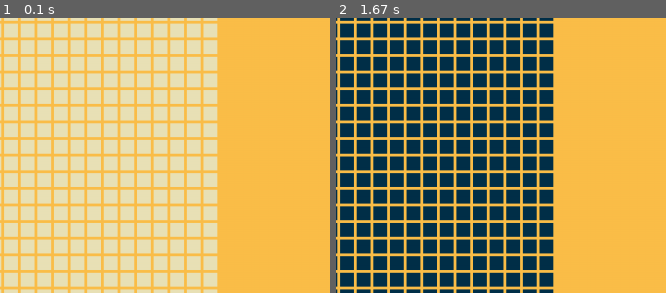
Above: before the commit, frames 1-2 (left to right).
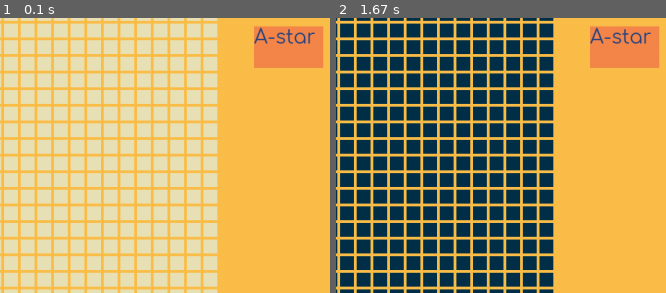
Above: after the commit, the same moments.

Repository: quoclanguyen/AI_Algo_MazePuzzle
Game: pygame game, started from main.py
The game is run twice, just before and just after one commit, with the same random seed, the same clock (stepped at 60 frames per second) and the same inputs.
Inputs (mouse positions are % of the whole screen's width and height, from its top left):
- Up to frame 1 (0.1 s): no input
- Up to frame 2 (1.67 s): hold F 0.33-0.8 s; hold D 0.33-0.8 s; move the mouse to (63, 54) at 0.37 s; tap Enter at 0.83 s; click (93, 12) at 1.22 s, where only the run after the commit has a clickable "A-star"
The pictures show only the part of the screen within x 50-100%, y 9-58%; the shares and areas given below are measured in that part.

The runs differ from the first frame. In frame 1, 3.2% of the frame differs, in the area x 76-98%, y 2-19%; in frame 2, 3.2%.

Commit message:
Added some GUI features

Diff:
--- a/MazeAI.py
+++ b/MazeAI.py
@@ -44,22 +44,25 @@
         keys.sort(key = lambda x: heuristics(start, x))
     keys.insert(0, start)
     keys.append(end)
-    total_moves = 0
+
     algo_name = {"A-star": "a_star", "BFS": "bfs", "DFS":"dfs"}
+    algo_details = []
 
     if len(keys) != 2:
         Grid.set(*end, Grid.wall)
         for i in range(len(keys) - 2):
             s = keys[i]
             e = keys[i + 1]
-            total_moves += globals()[algo_name[algo]](GUI, Grid, s, e)
+            algo_details += globals()[algo_name[algo]](GUI, Grid, s, e)
         Grid.set(*end, Grid.goal)
-        total_moves += globals()[algo_name[algo]](GUI, Grid, keys[-2], keys[-1])
-        print("Moves played with {}:".format(algo), total_moves)
-        time.sleep(1)
-        return
-    total_moves = globals()[algo_name[algo]](GUI, Grid, start, end)
+        algo_details += globals()[algo_name[algo]](GUI, Grid, keys[-2], keys[-1])
+    else:
+        algo_details += globals()[algo_name[algo]](GUI, Grid, start, end)
+
+    total_moves = sum(algo_details[::2])
+    nodes_visited = sum(algo_details[1:2])
     print("Moves played with {}:".format(algo), total_moves)
+    print("Nodes visited: {}\n".format(nodes_visited))
 
 
 def a_star(GUI, Grid, start, end):
@@ -88,7 +91,7 @@
         current = states.get()[2] # start point
         states_history.remove(current)
         if current == end:
-            return move(GUI, Grid, came_from, end)
+            return move(GUI, Grid, came_from, end), count
         for nei in Grid.neighbors[current[0]*33 + current[1]]: # grid around current point
             temp_g_score = g_score[current[0]*33 + current[1]] + 1
             if temp_g_score < g_score[nei[0]*33 + nei[1]]:
@@ -114,7 +117,7 @@
         current = states.pop(0)[1]
         if current == end:
             came_from.pop(start)
-            return move(GUI, Grid, came_from, end)
+            return move(GUI, Grid, came_from, end), count
         for nei in Grid.neighbors[current[0]*33 + current[1]]: # grid around current point
             if (nei in came_from):
                 if (came_from[nei] not in came_from):
@@ -140,7 +143,7 @@
         current = states.pop()[1]
         if current == end:
             came_from.pop(start)
-            return move(GUI, Grid, came_from, end)
+            return move(GUI, Grid, came_from, end), count
         for nei in Grid.neighbors[current[0]*33 + current[1]]: # grid around current point
             if (nei in came_from):
                 if (came_from[nei] not in came_from):
--- a/MazeGUI.py
+++ b/MazeGUI.py
@@ -14,11 +14,21 @@
         self.caption = caption
         self.done = False
         self.clock = pygame.time.Clock()
-
     def createMainWindow(self):
         pygame.init()
         self.screen = pygame.display.set_mode((self.width, self.height))
         pygame.display.set_caption(self.caption)
+        self.font = pygame.font.Font('font\Comfortaa-Regular.ttf', self.margin * 7)
+
+    def clear_path(self):
+        if self.grid.hasGoalPath():
+            self.grid.setBackPath()
+        self.drawGrid()
+
+    def go(self, algo):
+        self.clear_path()
+        if (self.grid.hasStartPoint() and self.grid.hasGoalPoint()):
+            find_path_with_key(self, self.grid, algo)
 
     def handleKeyPress(self, key):
         if key == pygame.K_ESCAPE:
@@ -32,28 +42,19 @@
         if key == pygame.K_r:
             self.grid.fillPath()
         if key == pygame.K_RETURN:
-            if self.grid.hasGoalPath():
-                self.grid.setBackPath()
-            if (self.grid.hasStartPoint() and self.grid.hasGoalPoint()):
-                find_path_with_key(self, self.grid, "A-star")
+            self.go("A-star")
         if key == pygame.K_b:
-            if self.grid.hasGoalPath():
-                self.grid.setBackPath()
-            if (self.grid.hasStartPoint() and self.grid.hasGoalPoint()):
-                find_path_with_key(self, self.grid, "BFS")
+            self.go("BFS")
         if key == pygame.K_d:
-            if self.grid.hasGoalPath():
-                self.grid.setBackPath()
-            if (self.grid.hasStartPoint() and self.grid.hasGoalPoint()):
-                find_path_with_key(self, self.grid, "DFS")
+            self.go("DFS")
     def mouseInGrid(self, x, y):
         return (x < 33) and (y < 33)
 
     def handleLeftMousePress(self, x, y):
         # Check whether the mouse hover in the grid
         if not self.mouseInGrid(x, y):
-            self.grid.generateNeighbors()
             return
+        # if ()
         if self.grid.hasGoalPath():
             self.grid.setBackPath()
         # Set grid value
@@ -63,6 +64,7 @@
         # Check whether the mouse hover in the grid
         if not self.mouseInGrid(x, y):
             return
+
         if self.grid.hasGoalPath():
             self.grid.setBackPath()
         # Set grid value
@@ -80,6 +82,7 @@
     def handleMiddleMousePress(self, x, y):
         if self.grid.hasGoalPath():
             self.grid.setBackPath()
+
         # Check whether the mouse hover in the grid
         if not self.mouseInGrid(x, y):
             return
@@ -88,7 +91,6 @@
         self.grid.set(x, y, self.grid.key)
 
     def drawGrid(self):
-        self.screen.fill(colorsData.bgColor)
         for row in range(33):
             for col in range(33):
                 colorID = self.grid.get(row, col)
@@ -102,28 +104,36 @@
                 pygame.draw.rect(self.screen, color, rect)
         pygame.display.flip()
 
+    def drawBackground(self):
+        self.screen.fill(colorsData.bgColor)
+
     def setGridSize(self, gwidth, gheight):
         self.grid.width, self.grid.height = gwidth, gheight
 
     def drawButtons(self):
-        btnBFS = [
-            0,
-            0,
-            40,
-            10
+        btnAstar = [
+            round(self.width*0.65),
+            round(self.height*0.1),
+            self.grid.width * 5,
+            self.grid.height * 3
         ]
-        pygame.draw.rect(self.screen, colorsData.gridColors[self.grid.gpath], btnBFS)
+        pygame.draw.rect(self.screen, colorsData.gridColors[self.grid.gpath], btnAstar)
+        self.screen.blit(
+            self.font.render('A-star', True, colorsData.textFG, colorsData.textBG),
+            btnAstar)
+        pygame.display.flip()
 
     def mainLoop(self):
         self.createMainWindow()
+        self.drawBackground()
         LEFT_MOUSE = 0
         MID_MOUSE = 1
         RIGHT_MOUSE = 2
+
         while not self.done:
             mousePos = pygame.mouse.get_pos()
             row = mousePos[0] // (self.grid.height + self.margin)
             col = mousePos[1] // (self.grid.width + self.margin)
-            # print(mousePos)
             for event in pygame.event.get():
                 if event.type == pygame.QUIT:
                     self.done = True
@@ -135,7 +145,8 @@
                     self.handleMiddleMousePress(col, row)
                 elif pygame.mouse.get_pressed()[RIGHT_MOUSE]:
                     self.handleRightMousePress(col, row)
-            # self.drawButtons()
+            self.drawButtons()
             self.drawGrid()
             self.clock.tick(60)
+
         pygame.quit()
--- a/colors.py
+++ b/colors.py
@@ -13,3 +13,5 @@
             getcolor("#EDA1A1")
         ]
         self.darkerPath = getcolor("#AE460A")
+        self.textFG = getcolor("#284483")
+        self.textBG = getcolor("#F48749")
Binary file added: font/Comfortaa-Bold.ttf
Binary file added: font/Comfortaa-Light.ttf
Binary file added: font/Comfortaa-Regular.ttf
